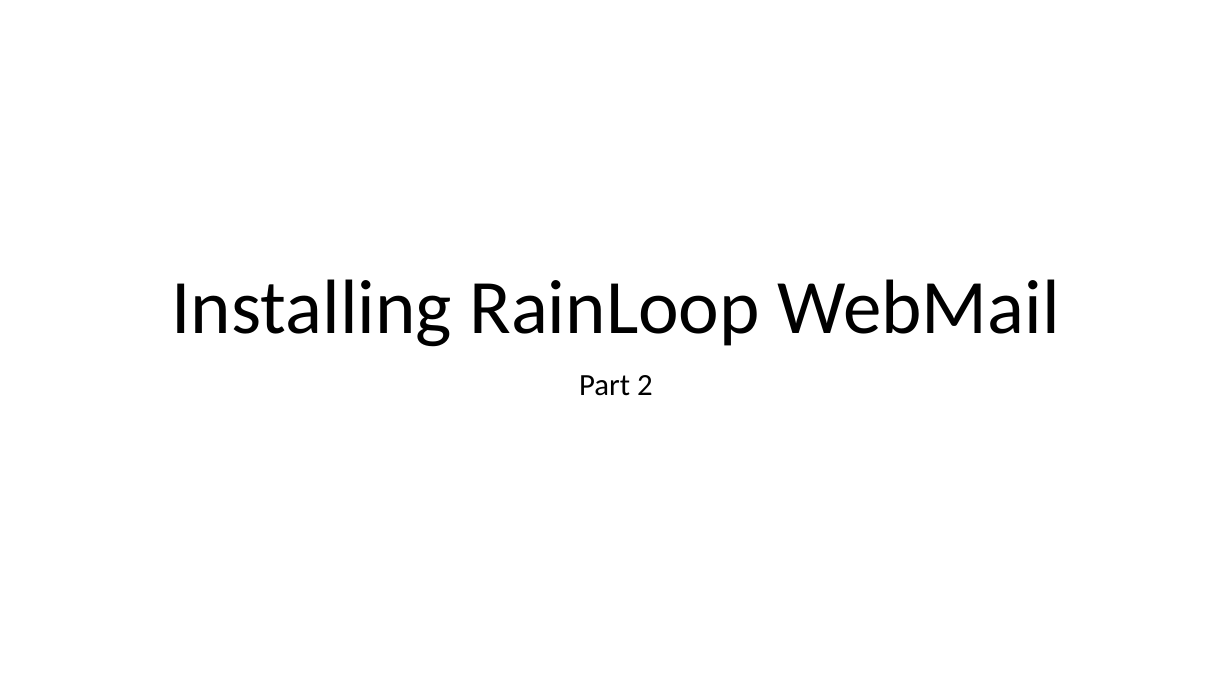
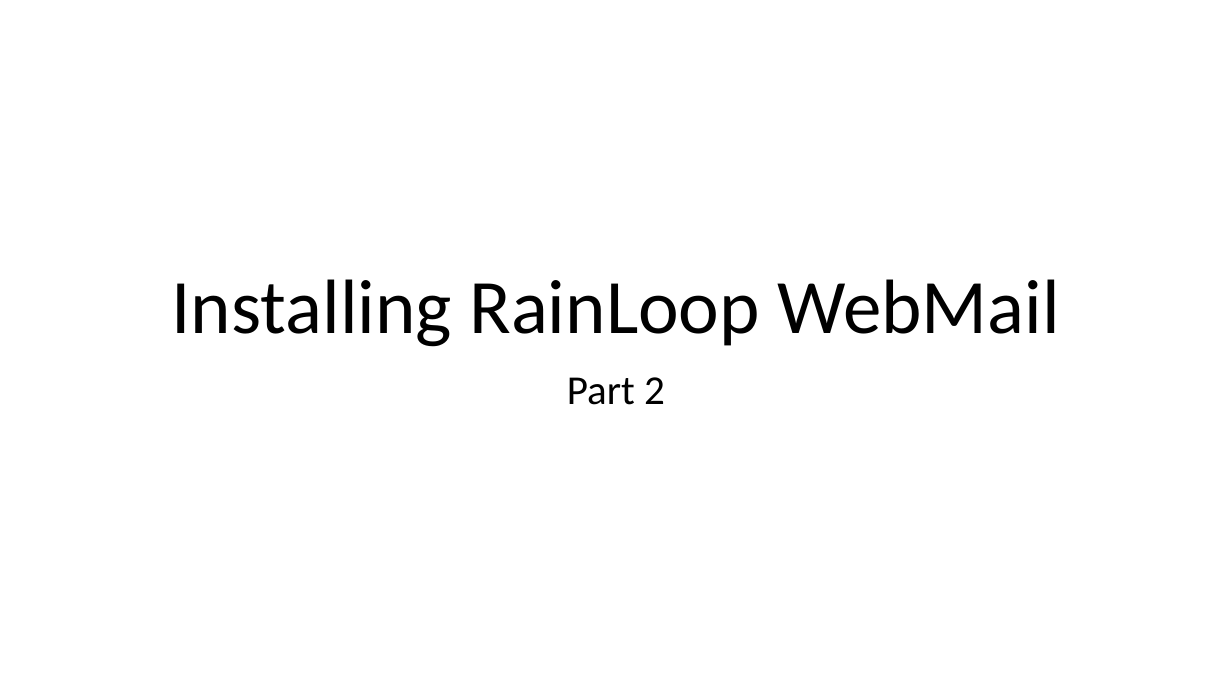
Before and after one commit to afnog/sse, a slide deck: slide 1 of rainloop/rainloop-part2.pptx. Drawn at 1232x693 pixels with LibreOffice and Linux fonts; fonts in the diff are those of the drawing. Boxes give left, top, right and bottom in pixels: in the first picture for what was removed or moved away, otherwise in the second. Text is boxed around its words. In the diff, an @@ line names an element or a change of style, - is before the commit and + after.

Commit message:
/ ‘rainloop/rainloop-part2.pptx’

```diff
--- a/rainloop/rainloop-part2.pptx
+++ b/rainloop/rainloop-part2.pptx
@@ subtitle "Part 2" at [567,377,665,405]: size 24 to 32 pt @@
```
